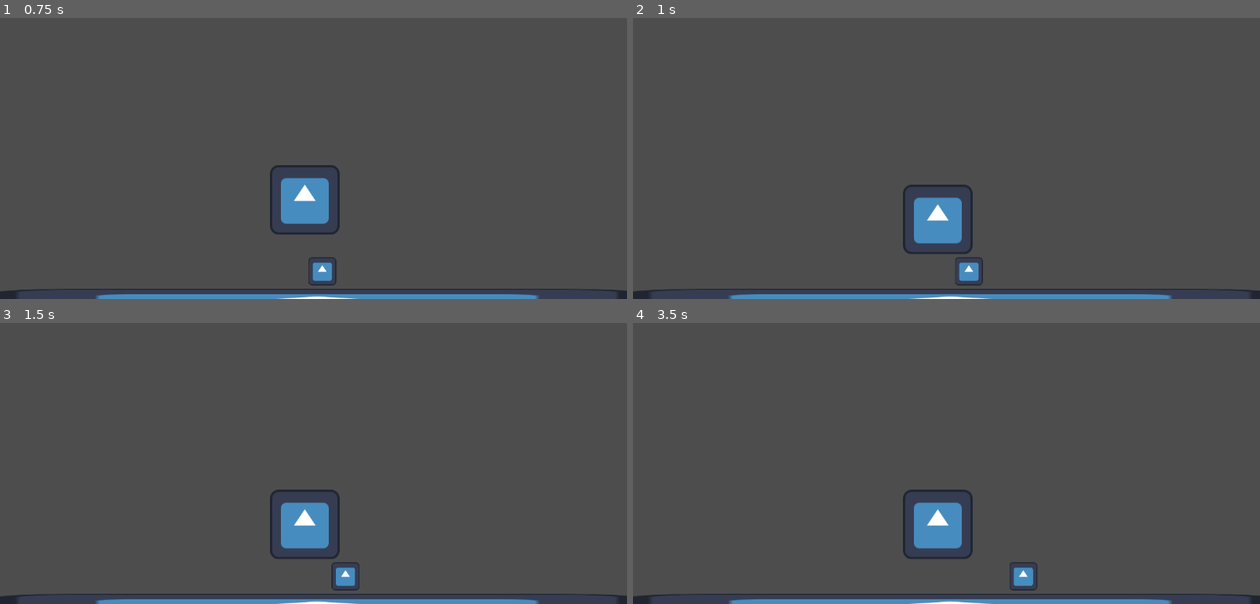
Above: before the commit, frames 1-4 (two rows, left to right).
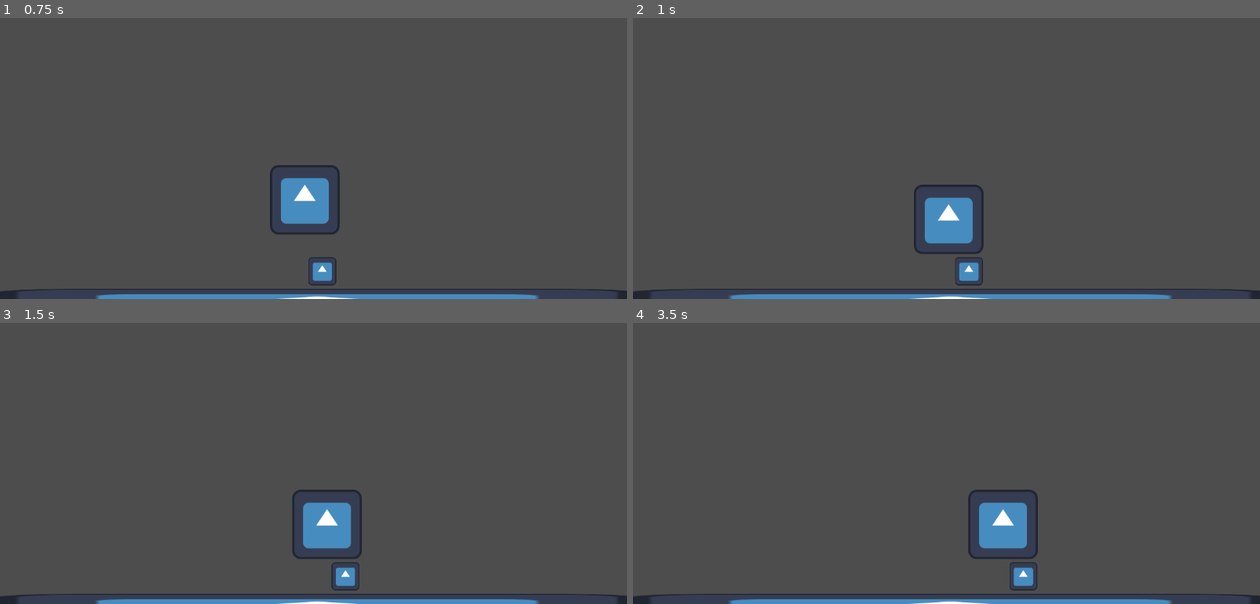
Above: after the commit, the same moments.

Repository: baguette-ballett/baguette-ballett
Game: Godot game, scene res://level.tscn
Same seed, same stepped clock (60 frames per second), same inputs: the game is played once before the commit and once after it. The engine's default icon, where the game draws it, is replaced by a stand-in: a white triangle on a blue panel in a dark square.
Inputs:
- Up to frame 1 (0.75 s): hold Right (right) from 0.53 s (still down)
- Up to frame 2 (1 s): keep holding Right (right)
- Up to frame 3 (1.5 s): release Right (right) at 1.28 s; hold Left (left) from 1.28 s (still down)
- Up to frame 4 (3.5 s): release Left (left) at 2.03 s; hold Right (right) from 2.03 s (still down)

Frame 1 is identical in both runs. In frame 2, 1.1% of the frame differs, in the area x 43-56%, y 59-84%; in frame 3, 1.7%; in frame 4, 3.2%, in the area x 43-65%, y 59-84%.

Commit message:
attach baguette to player on touch

Diff:
--- a/baguette.gd
+++ b/baguette.gd
@@ -4,4 +4,11 @@
 	if body.name != "baguette":
 		return
 
-	set_deferred("freeze", true)
+	var player = get_parent().get_node("player")
+	var baguette = body
+
+	var joint1 = PinJoint2D.new()
+	joint1.node_a = player.get_path()
+	joint1.node_b = baguette.get_path()
+	joint1.position = baguette.global_position
+	get_tree().current_scene.add_child(joint1)
